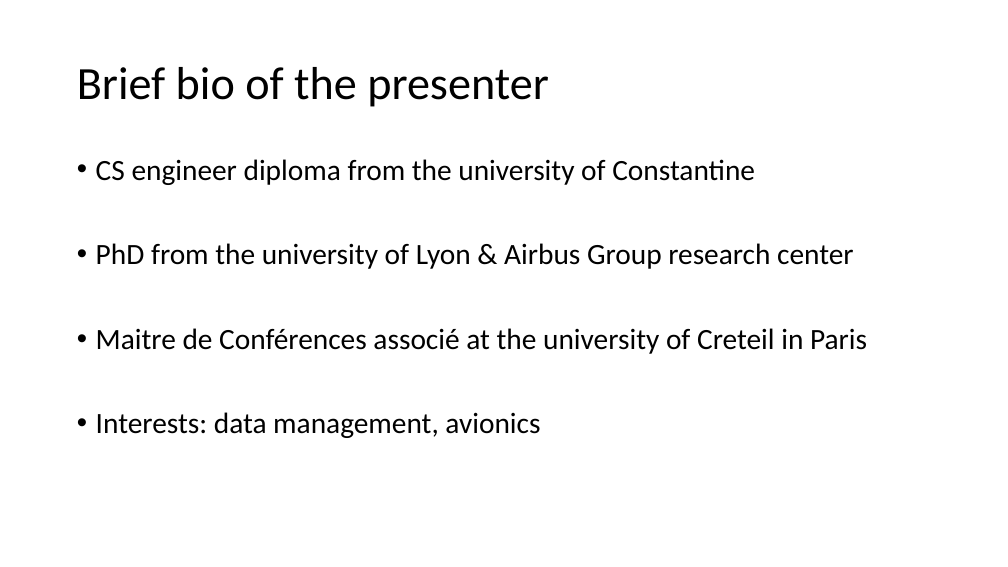
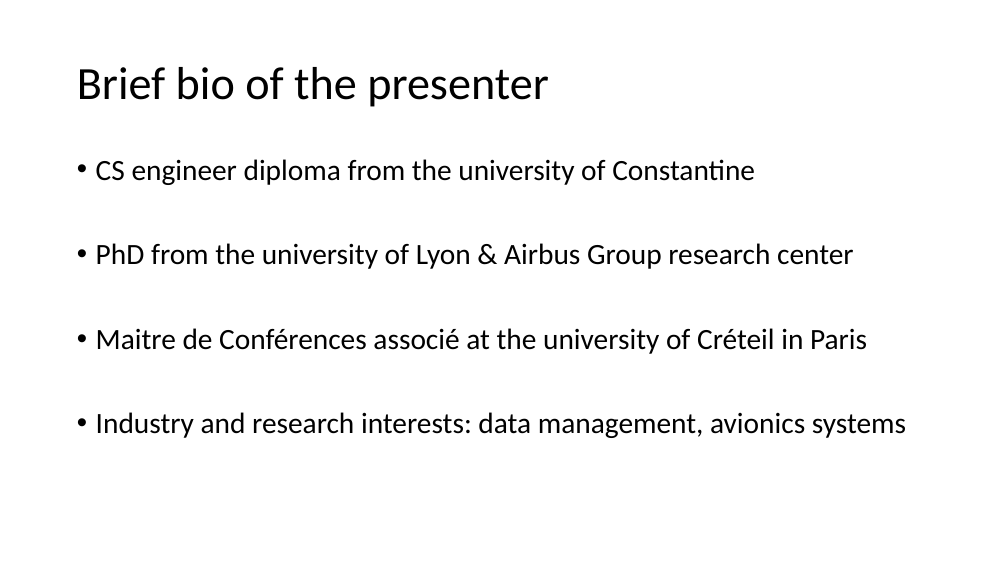
Before and after one commit to enercom25/sem3_24, a slide deck: slide 2 of CEPSem2024.pptx. Drawn at 1008x567 pixels with LibreOffice and Linux fonts; fonts in the diff are those of the drawing. Boxes give left, top, right and bottom in pixels: in the first picture for what was removed or moved away, otherwise in the second. Text is boxed around its words. In the diff, an @@ line names an element or a change of style, - is before the commit and + after.

```diff
--- a/CEPSem2024.pptx
+++ b/CEPSem2024.pptx
@@ text at bbox=[96, 328, 906, 438]: text changed @@
-• Maitre de Conférences associé at the university of Creteil in Paris
-• Interests: data management, avionics
+• Maitre de Conférences associé at the university of Créteil in Paris
+• Industry and research interests: data management, avionics systems
```
Also in this commit, not shown: 9 other slides changed, 21 slides added, 3 slides removed.
